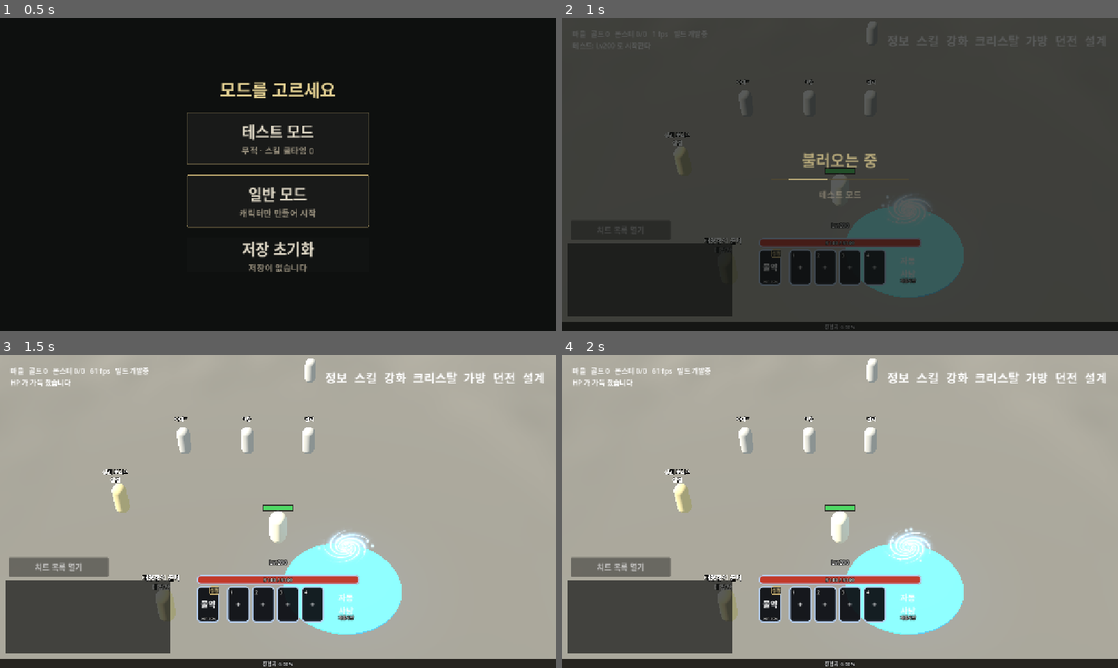
Above: before the commit, frames 1-4 (two rows, left to right).
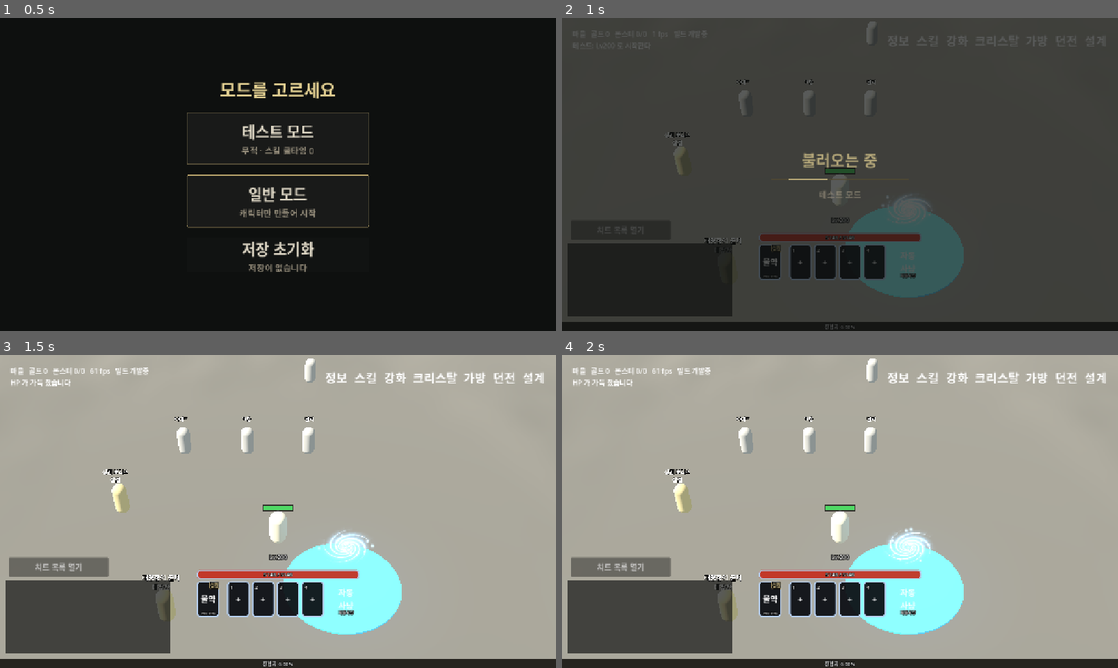
Above: after the commit, the same moments.

Repository: gogoalswo/MMORPG
Game: Godot game, scene res://start.tscn
Two runs of this game, one before a commit and one after it. Both use one fixed random seed, a clock stepped at 60 frames per second and the inputs below.
Inputs (mouse positions are in pixels of both pictures, inside the frame that each line leads up to; where the layout moved, square brackets give the same spot in the first picture):
- Up to frame 1 (0.5 s): no input
- Up to frame 2 (1 s): click (840, 136) at 0.52 s
- Up to frame 3 (1.5 s): click (205, 599) [205, 605] at 1.25 s
- Up to frame 4 (2 s): no input

Frame 1 is identical in both runs. In frame 2, 1.9% of the frame differs, in the area x 35-65%, y 63-86%; in frame 3, 2.4%; in frame 4, 2.4%.

Commit message:
퀵슬롯을 경험치 띠 위로 · 정보·강화·설계 메뉴 아이콘
- 아래 묶음의 바닥 여백이 16 이라 경험치 띠(20)에 칸 아래가 가렸다 → EXP_GAUGE_H + 8.
- 오른쪽 위 메뉴에서 글자로만 나오던 셋에 그림을 붙였다 (바르코, 아이콘류 틀 + 참고 그림):
  정보 = 기사 투구, 강화 = 모루와 망치, 설계 = 톱니바퀴 위 제도용 컴퍼스.

Co-Authored-By: Claude Opus 5.5 <noreply@anthropic.com>
Claude-Session: https://claude.ai/code/session_018ma5RSFND8nW7m354LdZeV

Diff:
--- a/godot/game/game.gd
+++ b/godot/game/game.gd
@@ -2396,7 +2396,8 @@
 	# 아이콘 바로 위, 글자 아래로 넣는다 — 맨 뒤에 두면 고리가 글자를 덮는다
 	_auto_cell.move_child(spin_pad, 1)
 
-	column.set_anchors_and_offsets_preset(Control.PRESET_CENTER_BOTTOM, Control.PRESET_MODE_MINSIZE, 16)
+	# 경험치 띠 위로 한 뼘 띄운다 — 16 으로 두었더니 칸 아래가 띠에 가렸다 (2026-09-26 요청)
+	column.set_anchors_and_offsets_preset(Control.PRESET_CENTER_BOTTOM, Control.PRESET_MODE_MINSIZE, EXP_GAUGE_H + 8)
 	column.grow_horizontal = Control.GROW_DIRECTION_BOTH
 	column.grow_vertical = Control.GROW_DIRECTION_BEGIN
 
@@ -2408,20 +2409,21 @@
 	# 무엇인지는 그림으로 알린다 — 그림이 없으면 글자가 대신 나온다
 	_menu_cells = [
 		# 캐릭터 정보 — 스킬 왼쪽, 메뉴 맨 앞 (2026-09-25 요청 "상세 정보창을 따로 띄우고
-		# 버튼을 만들어"). 아직 그림이 없어 글자로 나온다
+		# 버튼을 만들어"). 그림은 기사 투구 (2026-09-26)
 		_icon_button("ui_icon_character", "정보", _toggle_char),
 		_icon_button("ui_icon_skill", "스킬", _toggle_skills),
 		# 강화 — 가방 왼쪽 옆 (2026-09-24 요청 "가방 ui 옆에 강화 ui 버튼 만들어").
-		# 오른쪽 옆은 던전 자리다. 아직 그림이 없어 글자로 나온다
+		# 오른쪽 옆은 던전 자리다. 그림은 모루를 내리치는 망치 (2026-09-26)
 		_icon_button("ui_icon_enhance", "강화", _toggle_enhance),
 		# 크리스탈 강화 — 가방 바로 왼쪽 (2026-09-24 요청 "크리스탈 사용해서 강화하는 ui도 따로
 		# 버튼을 만들고 싶어. 가방 옆에"). 오른쪽 옆은 던전이라 강화를 한 칸 밀었다.
 		# UI 결 그림(`ui_icon_crystal`)이 아직 없어 가방 아이콘 `crystal.png` 를 쓴다
 		_icon_button("crystal", "크리스탈", _toggle_crystal),
 		_icon_button("ui_icon_bag", "가방", _toggle_bag),
-		# 던전 — 가방 바로 옆 (2026-09-23 요청). 아직 그림이 없어 글자로 나온다
+		# 던전 — 가방 바로 옆 (2026-09-23 요청)
 		_icon_button("ui_icon_dungeon", "던전", _toggle_dungeon),
-		_icon_button("", "설계", _toggle_debug),
+		# 설계(치트 목록) — 톱니바퀴 위 제도용 컴퍼스 (2026-09-26)
+		_icon_button("ui_icon_design", "설계", _toggle_debug),
 	]
 	for cell in _menu_cells:
 		menu.add_child(cell)
Not shown, changed: docs/features/hud.md
Not shown, changed: docs/features/ui-art-style.md
Not shown, added: public/assets/icons/ui_icon_character.png
Not shown, added: public/assets/icons/ui_icon_design.png
Not shown, added: public/assets/icons/ui_icon_enhance.png
Not shown, changed: scripts/fetch-assets.sh
Not shown, changed: scripts/sync-godot-assets.mjs
